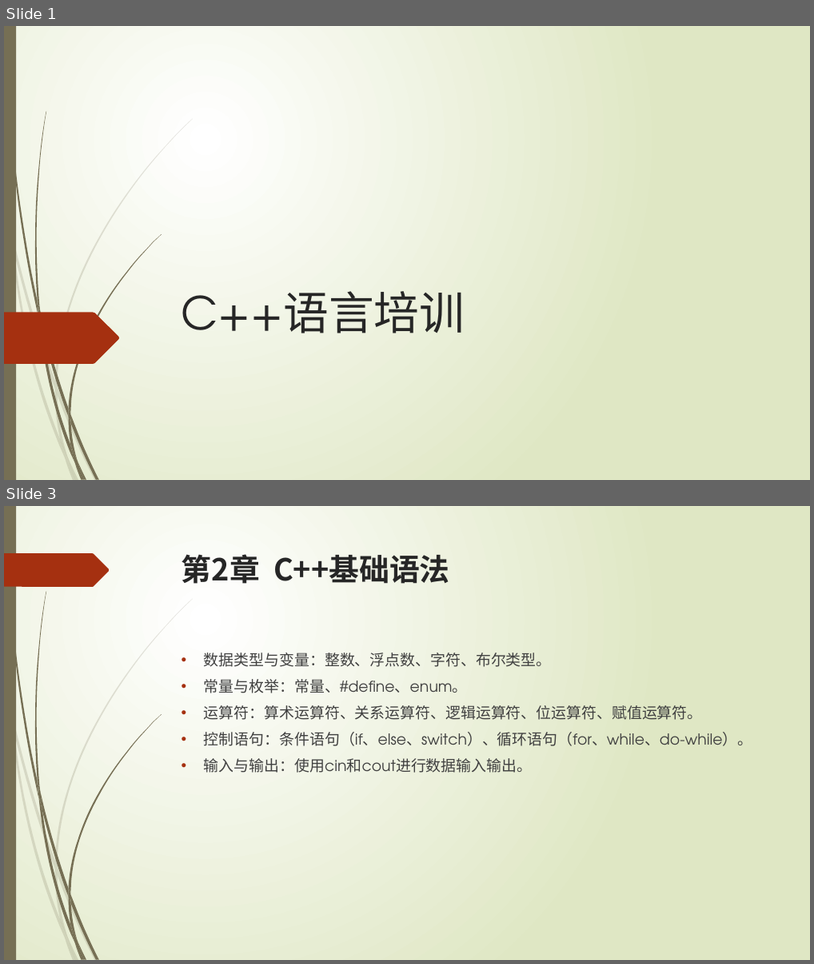
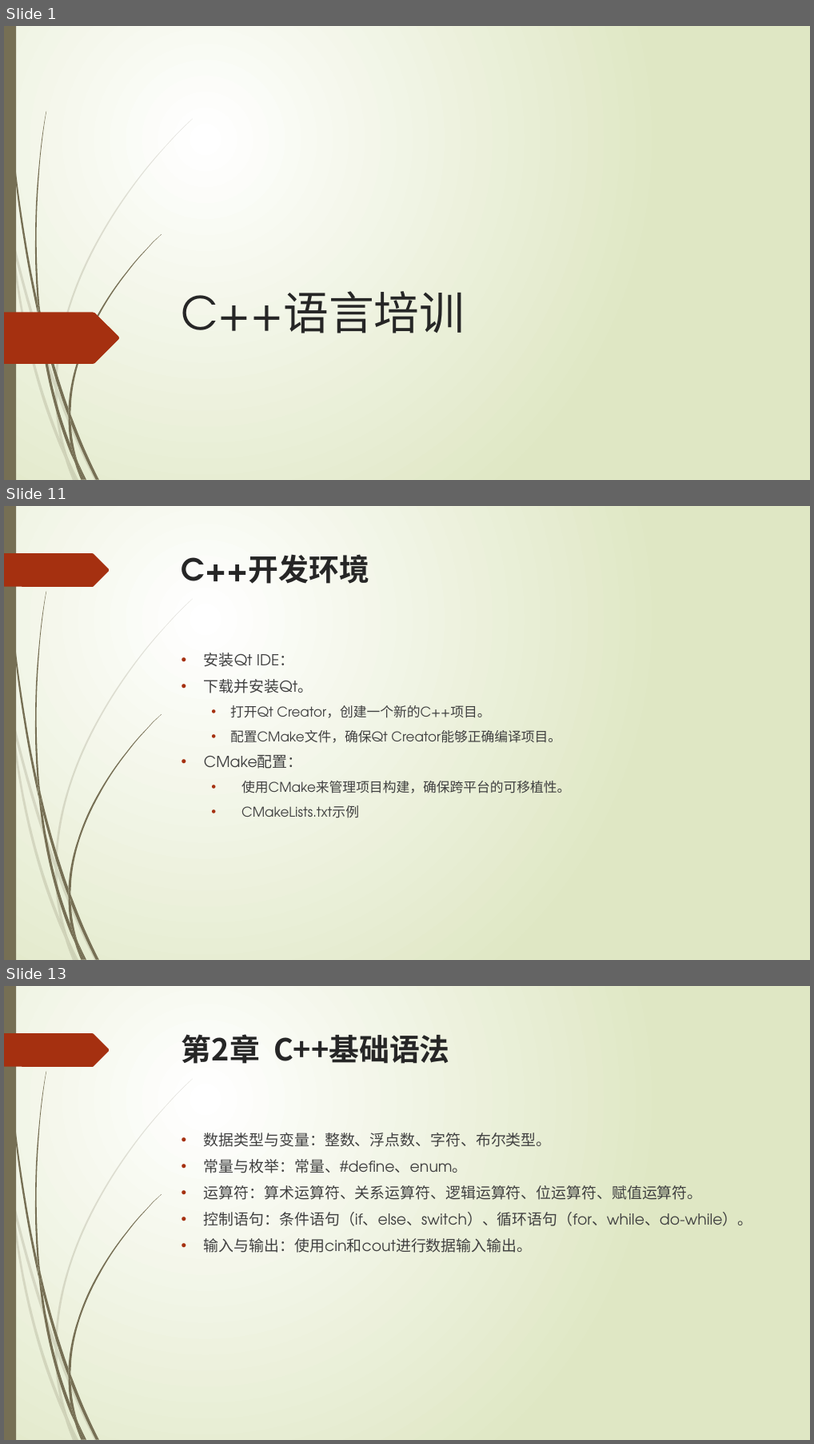
Before and after one commit to liuty2006/learn, a slide deck: learn_cpp/docs/C++语言培训.pptx. Shown one above the other, each under a label of ours: slides 1 and 3 before the commit, slides 1, 11 and 13 after it; the slides between them are not shown. The pictures are 814x964 and 814x1444 pixels, drawn with LibreOffice and Linux fonts; fonts in the diff are those of the drawing. Boxes give left, top, right and bottom in pixels: in the first picture for what was removed or moved away, otherwise in the second. Text is boxed around its words. In the diff, an @@ line names an element or a change of style, - is before the commit and + after.

```diff
--- a/learn_cpp/docs/C++语言培训.pptx
+++ b/learn_cpp/docs/C++语言培训.pptx
@@ slide 11 added at bbox=[4, 506, 810, 960], background gradient #FFFFFF to #DFE8C4; not listed: 24 template elements that a slide beside it also shows @@
@@ title added at bbox=[182, 554, 370, 584], 36 pt, text #262626, bold @@
+C++开发环境
@@ text added at bbox=[204, 652, 570, 818], 16 pt, text #404040 @@
+• 安装Qt IDE：
+• 下载并安装Qt。
+  • 打开Qt Creator，创建一个新的C++项目。
+  • 配置CMake文件，确保Qt Creator能够正确编译项目。
+• CMake配置：
+  • 使用CMake来管理项目构建，确保跨平台的可移植性。
+  • CMakeLists.txt示例
@@ what was slide 3 is now slide 13 @@
```
Also in this commit, not shown: 1 slide changed, 9 other slides added, 1 other file.
